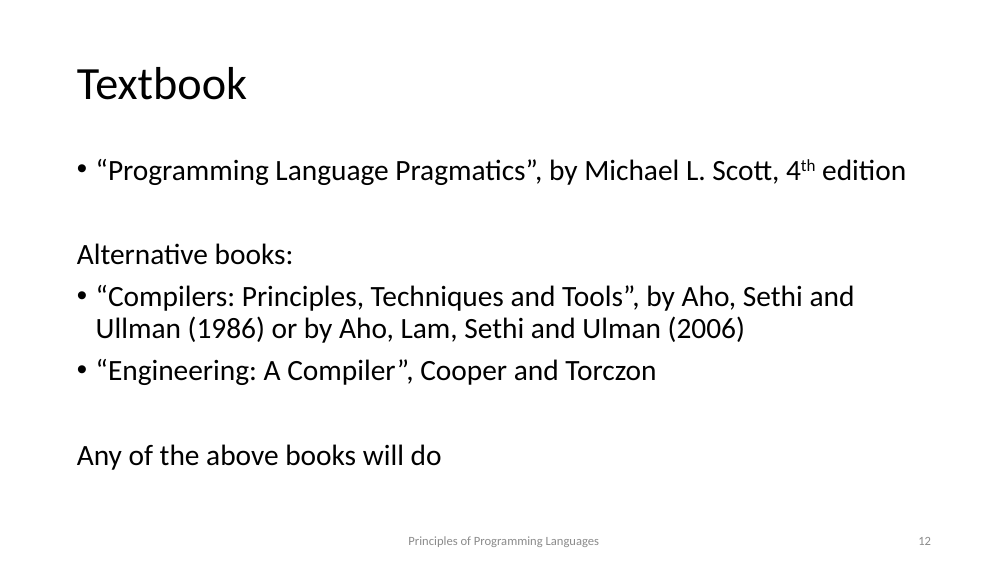
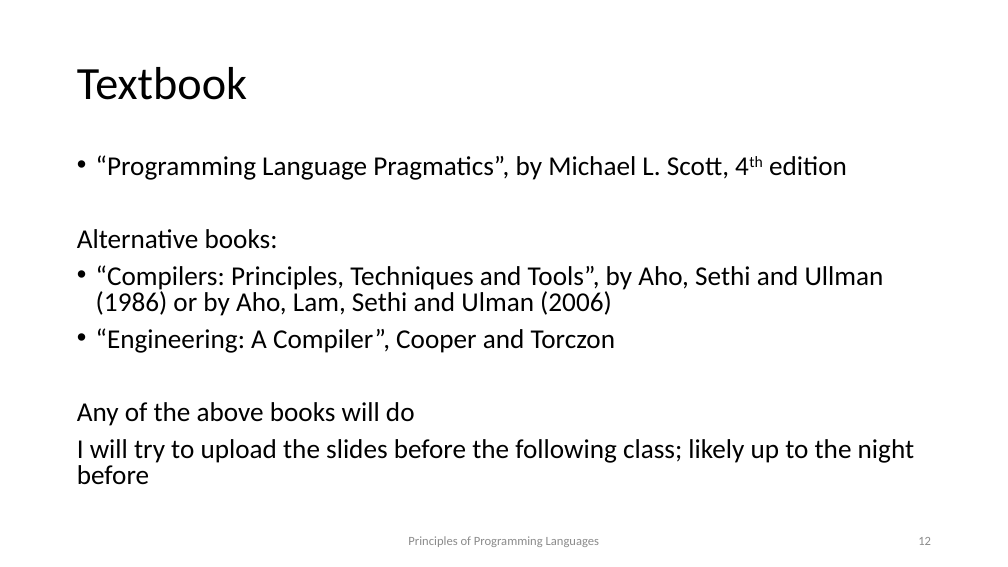
Before and after one commit to kongm/pl-design, a slide deck: slide 12 of preliminaries.pptx. Drawn at 1008x567 pixels with LibreOffice and Linux fonts; fonts in the diff are those of the drawing. Boxes give left, top, right and bottom in pixels: in the first picture for what was removed or moved away, otherwise in the second. Text is boxed around its words. In the diff, an @@ line names an element or a change of style, - is before the commit and + after.

```diff
--- a/preliminaries.pptx
+++ b/preliminaries.pptx
@@ text at box(77, 155, 884, 426): size 28 to 25.9 pt in "“Programming Language Pragmatics”, by Michael L. Scott, ...", "Alternative books:", "“Compilers: Principles, Techniques and Tools”, by Aho, ...", "“Engineering: A Compiler”, Cooper and Torczon" and 1 more places; line spacing 0.9 to 0.8 @@
@@ text at box(77, 439, 914, 485): paragraph added @@
+I will try to upload the slides before the following class; likely up to the night before
```
Also in this commit, not shown: 4 other files.
